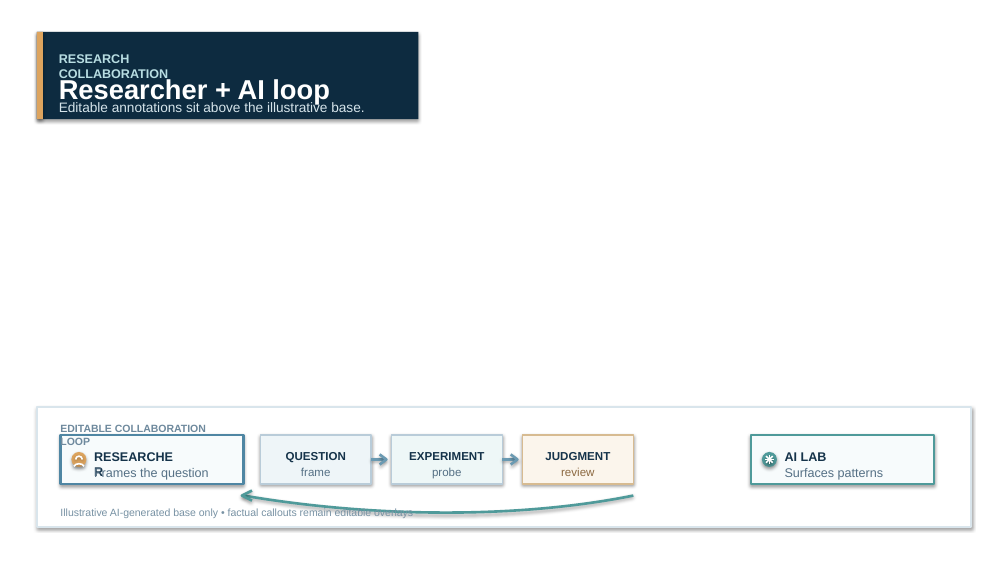
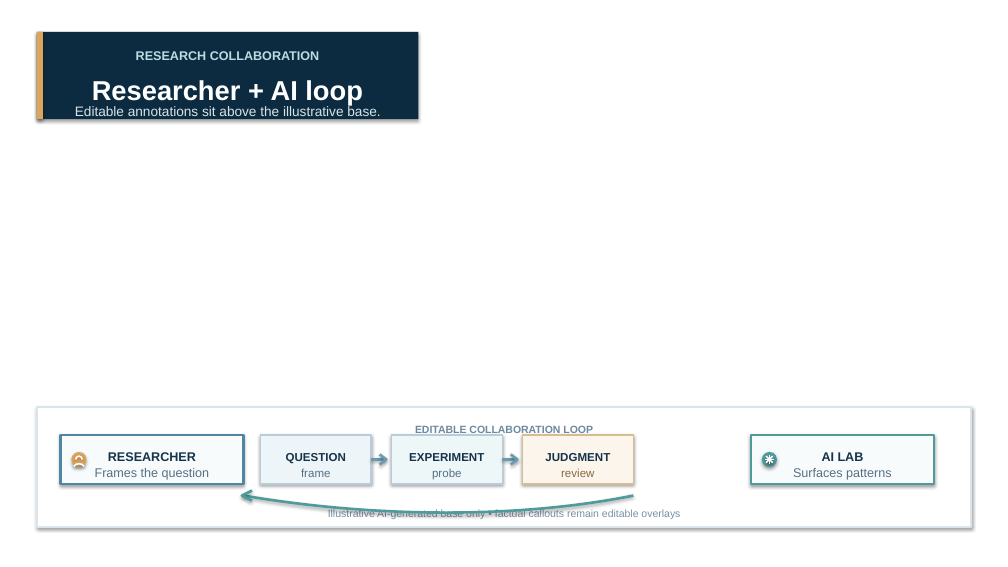
Before and after one commit to zi-yue-1129/research-lab-skills, a slide deck: slide 2 of examples/report-slides/visual-authoring/deck.pptx. Drawn at 1008x567 pixels with LibreOffice and Linux fonts; fonts in the diff are those of the drawing; background and template pictures are left out. Boxes give left, top, right and bottom in pixels: in the first picture for what was removed or moved away, otherwise in the second. Text is boxed around its words. In the diff, an @@ line names an element or a change of style, - is before the commit and + after.

Commit message:
fix(report-slides): preserve native text layout

```diff
--- a/examples/report-slides/visual-authoring/deck.pptx
+++ b/examples/report-slides/visual-authoring/deck.pptx
@@ text removed at box(59, 54, 168, 82) @@
-RESEARCH COLLABORATION
@@ text in rectangle at box(75, 51, 380, 116): text added @@
+RESEARCH COLLABORATION
+Researcher + AI loop
+Editable annotations sit above the illustrative base.
@@ text removed at box(59, 77, 330, 103) @@
-Researcher + AI loop
@@ text removed at box(59, 102, 364, 112) @@
-Editable annotations sit above the illustrative base.
@@ text removed at box(60, 425, 206, 448) @@
-EDITABLE COLLABORATION LOOP
@@ text removed at box(94, 448, 179, 461) @@
-RESEARCHER
@@ text in rectangle at box(328, 425, 680, 520): text added @@
+EDITABLE COLLABORATION LOOP
+Illustrative AI-generated base only • factual callouts remain editable overlays
@@ text in rectangle at box(95, 452, 210, 480): text added @@
+RESEARCHER
+Frames the question
@@ text removed at box(140, 468, 209, 480) @@
-Frames the question
@@ text in rectangle at box(286, 453, 346, 477): text added @@
+QUESTION
+frame
@@ text removed at box(301, 467, 331, 476) @@
-frame
@@ text removed at box(785, 452, 827, 461) @@
-AI LAB
@@ text removed at box(785, 468, 883, 480) @@
-Surfaces patterns
@@ text in rectangle at box(793, 452, 891, 480): text added @@
+AI LAB
+Surfaces patterns
@@ text removed at box(60, 508, 413, 519) @@
-Illustrative AI-generated base only • factual callouts remain editable overlays
```
Also in this commit, not shown: 1 other slide changed, 12 other files.
